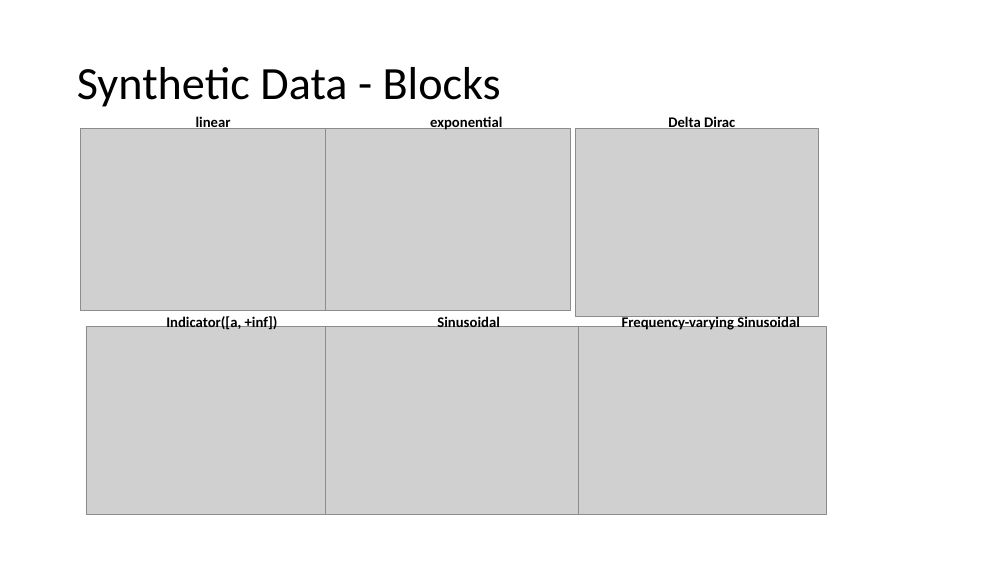
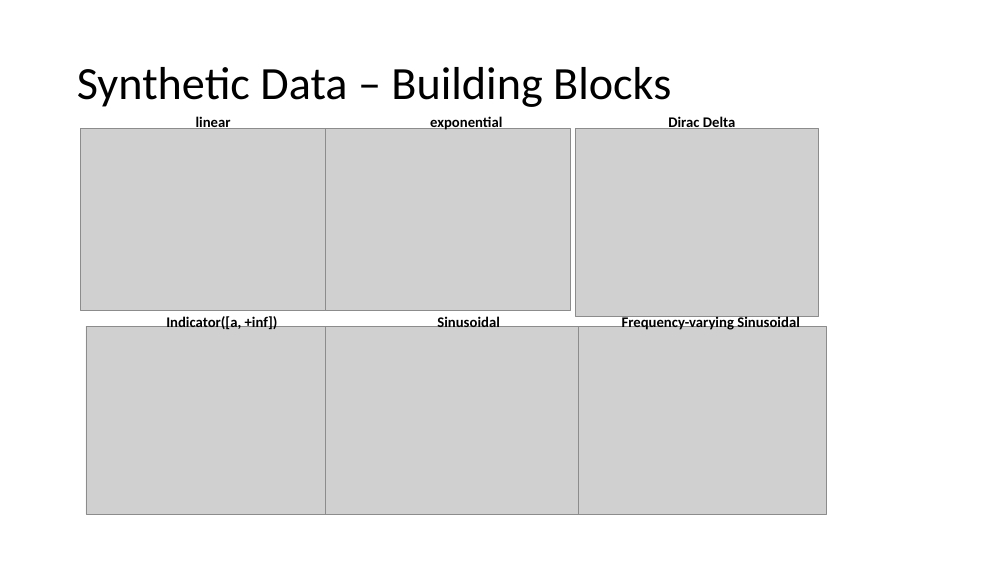
Before and after one commit to MiguelLoureiro98/timecave, a slide deck: slide 4 of papers/.ppt/TimeSeriesCV_11042024.pptx. Drawn at 1008x567 pixels with LibreOffice and Linux fonts; fonts in the diff are those of the drawing; grey boxes stand for pictures. Boxes give left, top, right and bottom in pixels: in the first picture for what was removed or moved away, otherwise in the second. Text is boxed around its words. In the diff, an @@ line names an element or a change of style, - is before the commit and + after.

Commit message:
Modified ppt.

```diff
--- a/papers/.ppt/TimeSeriesCV_11042024.pptx
+++ b/papers/.ppt/TimeSeriesCV_11042024.pptx
@@ title at (x1=77, y1=67, x2=671, y2=107): text changed @@
-Synthetic Data - Blocks
+Synthetic Data – Building Blocks
@@ text at (x1=668, y1=115, x2=736, y2=129): text changed @@
-Delta Dirac
+Dirac Delta
```
Also in this commit, not shown: 3 other slides changed, 1 other file.
